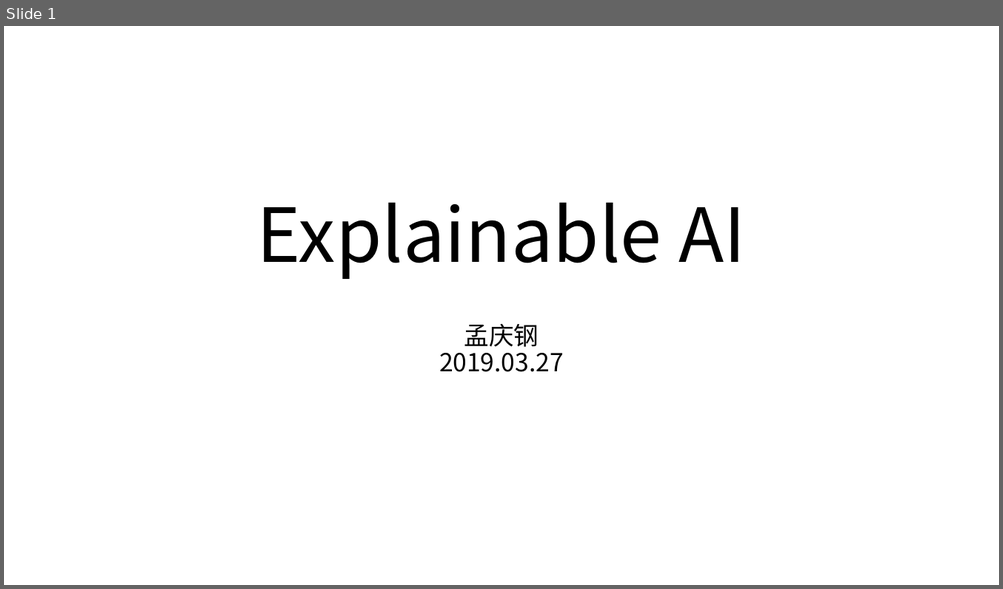
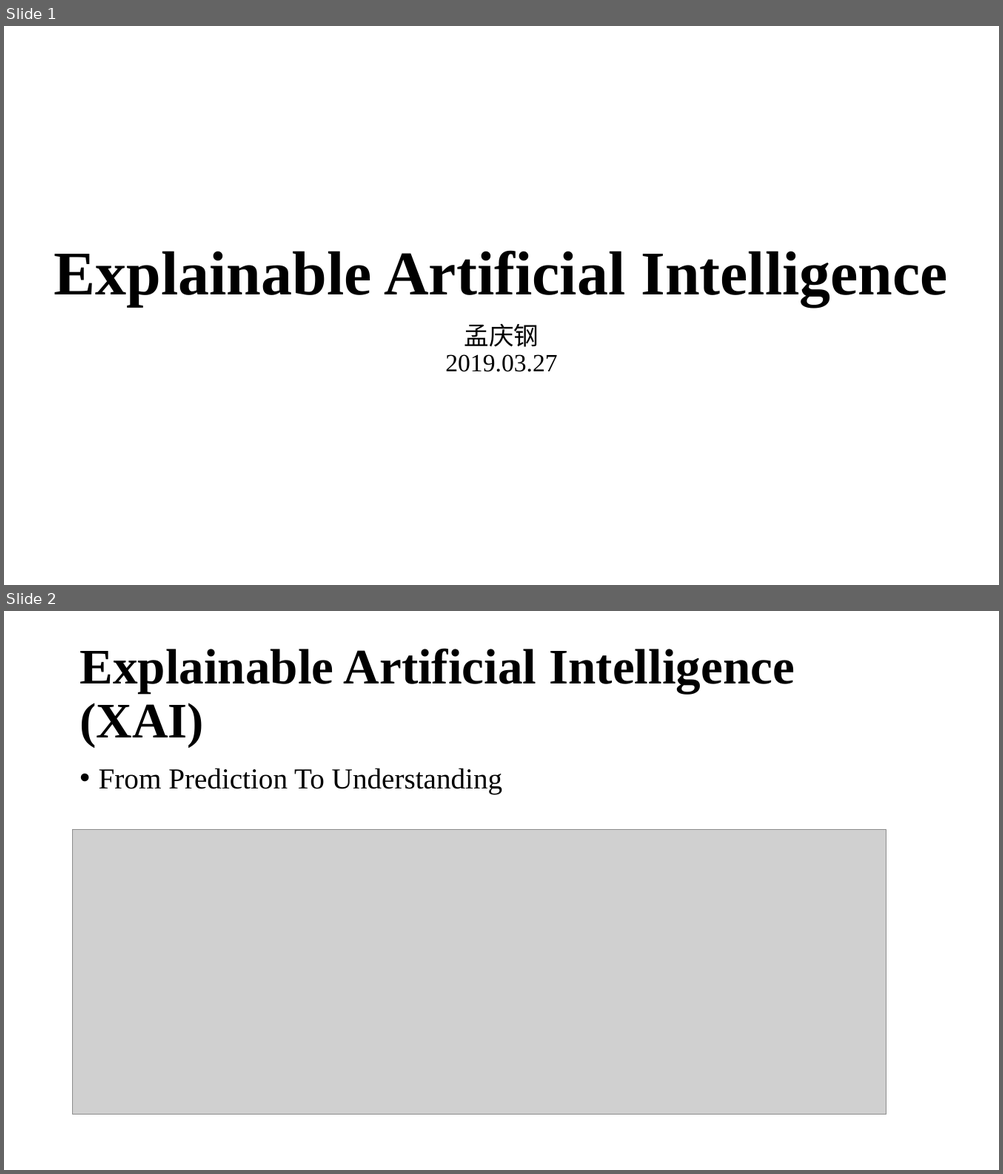
Before and after one commit to cloudspurs/klz, a slide deck: computer_science/ai/xai/xai.pptx. Shown one above the other, each under a label of ours: slide 1 before the commit, slides 1 and 2 after it. The pictures are 1003x589 and 1003x1174 pixels, drawn with LibreOffice and Linux fonts; fonts in the diff are those of the drawing; grey boxes stand for pictures. Boxes give left, top, right and bottom in pixels: in the first picture for what was removed or moved away, otherwise in the second. Text is boxed around its words. In the diff, an @@ line names an element or a change of style, - is before the commit and + after.

```diff
--- a/computer_science/ai/xai/xai.pptx
+++ b/computer_science/ai/xai/xai.pptx
@@ slide 2 added at (4,611,999,1170), background #FFFFFF @@
@@ title added at (79,648,794,746), 48 pt, text #000000, bold @@
+Explainable Artificial Intelligence (XAI)
@@ text added at (99,768,502,794), 28 pt, text #000000 @@
+• From Prediction To Understanding
@@ picture added at (73,829,887,1115) @@
@@ slide 1 changed as well @@
@@ title at (54,251,948,306): text changed; size 72 to 60 pt; font Noto Sans CJK SC to Times New Roman; bold on @@
-Explainable AI
+Explainable Artificial Intelligence
@@ subtitle "孟庆钢 2019.03.27" at (445,324,557,372): font Noto Sans CJK SC to Times New Roman in "2019.03.27" @@
```
Also in this commit, not shown: 7 other slides changed, 3 other slides added, 1 slide removed, 11 other files.
